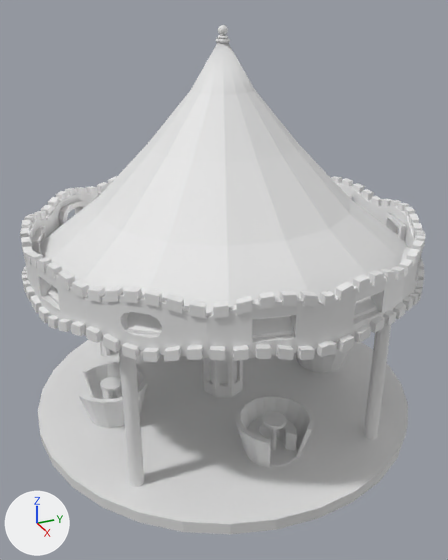
Two versions of the FBX model Assets/Prefab/Calesita.fbx, one commit apart.
Rendered twice from a 50 mm lens placed at (13.31, -5.96, 10.09), pointed at (0.44, -0.17, 3.66). Lighting does not change. The marker at lower left points along +X, +Y and +Z. Where no turn or scale is listed for an object, it has been applied to the vertices.

Before the edit, the objects in view are built like this:
```python
me_cylinder = bpy.data.meshes.new('Cylinder')
me_cylinder.from_pydata(...)  # 6766 vertices, 6007 faces; spans x -5.0..5.0, y -5.0..5.0, z -3.93..5.7
ob_cylinder = bpy.data.objects.new('Cylinder', me_cylinder)
ob_cylinder.location = (0.0, 0.0, 3.82)
```
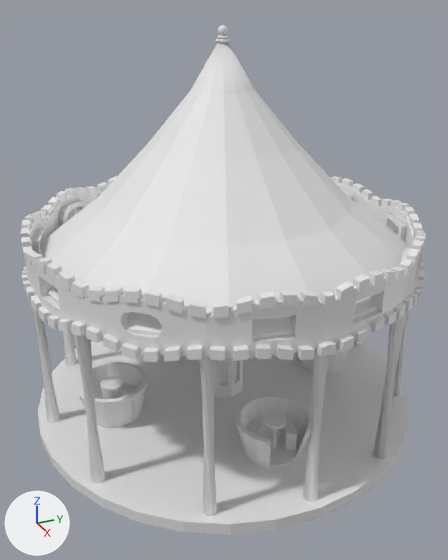
The change, as JSON lines over the scene's bpy script:
```json
{"op": "add", "block": "mat_luces", "code": ["mat_luces = principled_material('Luces')", "mat_luces.base_color = (0.8, 0.8, 0.8)  # white #e7e7e7"]}
{"op": "add", "block": "mat_blanco", "code": ["mat_blanco = principled_material('Blanco')", "mat_blanco.base_color = (0.8, 0.8, 0.8)  # white #e7e7e7"]}
{"op": "add", "block": "mat_rojo", "code": ["mat_rojo = principled_material('rojo')", "mat_rojo.base_color = (0.8, 0.8, 0.8)  # white #e7e7e7"]}
{"block": "me_cylinder", "where": "# used by ob_cylinder; location = (0.0, 0.0, 3.82)"}
{"op": "remove", "block": "me_cylinder", "code": "me_cylinder.from_pydata(...)  # 6766 vertices, 6007 faces; spans x -5.0..5.0, y -5.0..5.0, z -3.93..5.7"}
{"op": "add", "block": "me_cylinder", "code": "me_cylinder.from_pydata(...)  # 6782 vertices, 6029 faces; spans x -5.0..5.0, y -5.0..5.0, z -3.93..5.7"}
{"block": "me_cylinder", "change": "me_cylinder part 1: the loose piece of 48 vertices spanning x 2.48..2.81, y -3.47..-3.14, z -3.63..0.53 is deleted"}
{"block": "me_cylinder", "change": "me_cylinder part 2"}
{"block": "me_cylinder", "change": "32 vertices are removed from x 3.28..3.61, y 2.29..2.62, z -3.64..0.41"}
{"block": "me_cylinder", "change": "19 faces are deleted"}
{"block": "me_cylinder", "change": "7 vertices in x -3.14..-2.86, y -2.72..-2.39, z -3.66..0.22 move by (0.07, -1.07, 0.0)"}
{"block": "me_cylinder", "change": "5 vertices in x -3.18..-2.88, y -2.72..-2.44, z -3.66..0.22 move by (0.06, -1.07, 0.0)"}
{"block": "me_cylinder", "change": "3 vertices in x -3.19..-2.86, y -2.65..-2.56, z -3.66..0.22 move by (0.07, -1.06, 0.0)"}
{"block": "me_cylinder", "change": "17 vertices move from x -3.11..3.61, y -2.42..2.62, z -3.64..0.41 to x -3.05..2.39, y -3.48..4.3, z -3.66..0.22"}
{"block": "me_cylinder", "change": "117 vertices are added at x -4.64..4.79, y -4.75..4.83, z -3.66..0.22"}
{"block": "me_cylinder", "change": "12 new vertices lie (0.12, -0.05, 0.0) away from vertices in x -4.58..4.62, y -4.71..4.55, z -3.66"}
{"block": "me_cylinder", "change": "5 new vertices lie (0.02, -0.12, 0.0) away from vertices in x -3.09..2.03, y -4.56..3.8, z 0.22"}
{"block": "me_cylinder", "change": "5 new vertices lie (-0.07, -0.1, 0.0) away from vertices in x -4.31..4.79, y -4.11..2.19, z 0.22"}
{"block": "me_cylinder", "change": "5 new vertices lie (-0.13, -0.03, 0.0) away from vertices in x -4.44..4.72, y -2.29..2.09, z 0.22"}
{"block": "me_cylinder", "change": "20 new faces join them, mat_luces (white #e7e7e7)"}
{"block": "me_cylinder", "change": "37 new faces join them, mat_rojo (white #e7e7e7)"}
{"block": "me_cylinder", "change": "36 new faces join them, mat_blanco (white #e7e7e7)"}
{"op": "add", "block": "me_cylinder", "code": "me_cylinder.materials.append(mat_luces)  # white #e7e7e7"}
{"op": "add", "block": "me_cylinder", "code": "me_cylinder.materials.append(mat_rojo)  # white #e7e7e7"}
{"op": "add", "block": "me_cylinder", "code": "me_cylinder.materials.append(mat_blanco)  # white #e7e7e7"}
```

Where the change shows, as pixel boxes [x1, y1, x2, y2] in the pictures (448 x 560 px):
```json
{"part": 1, "of": "me_cylinder", "change": "deleted", "before": [119, 347, 144, 487]}
{"part": 2, "of": "me_cylinder", "change": "built on", "before": [100, 324, 391, 439], "after": [31, 304, 409, 516]}
```
